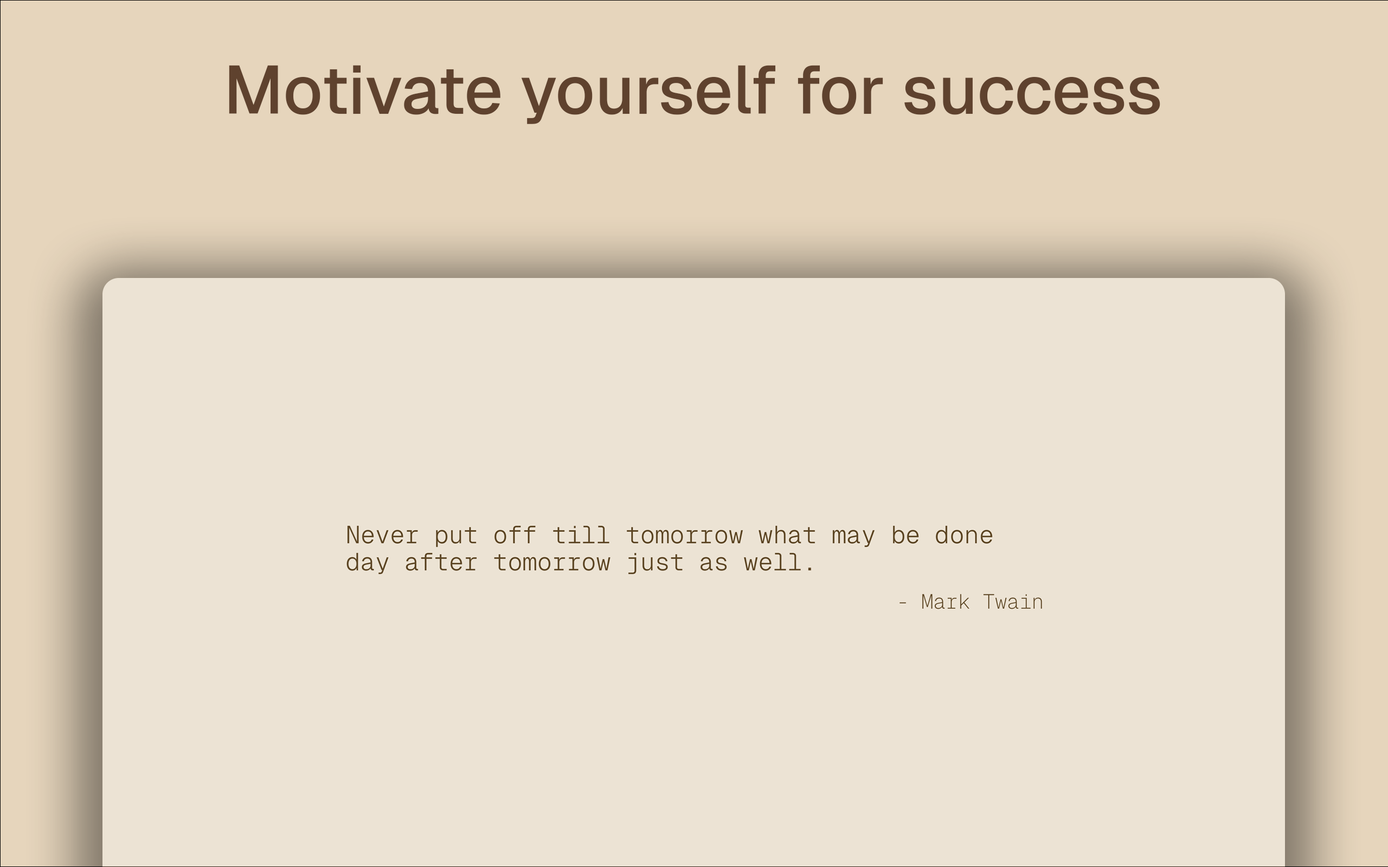
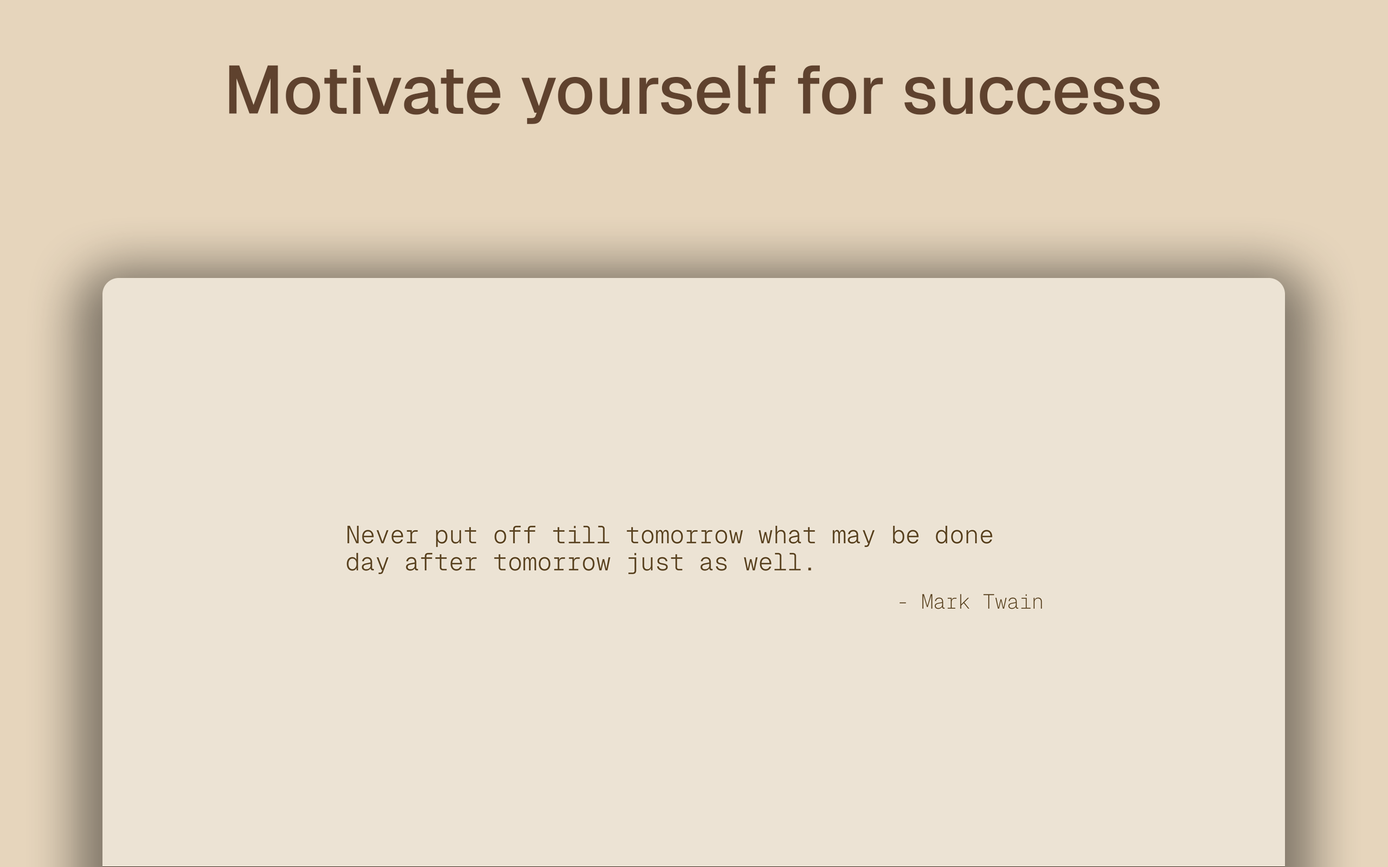
Layered file, before and after one edit (1388×867). Changes by layer:
painted on "Rectangle 1" over 0, 0, 1388, 867
